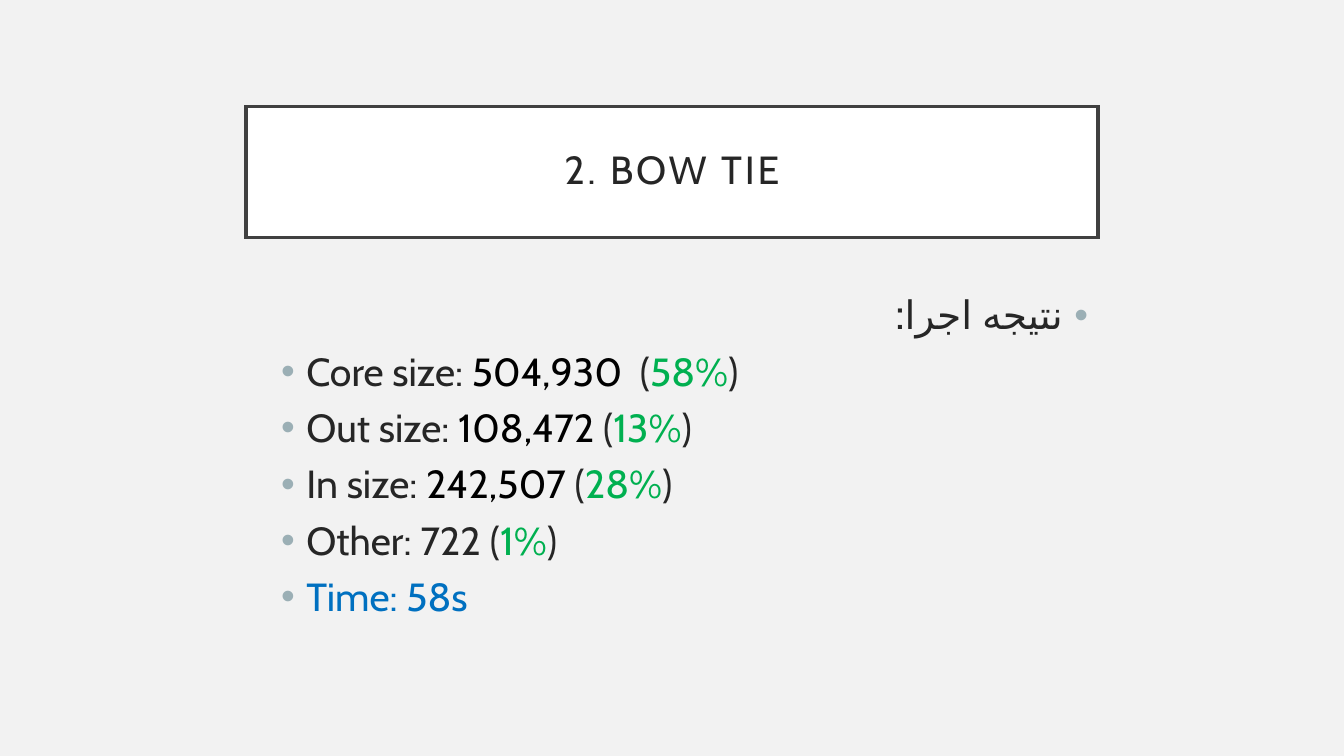
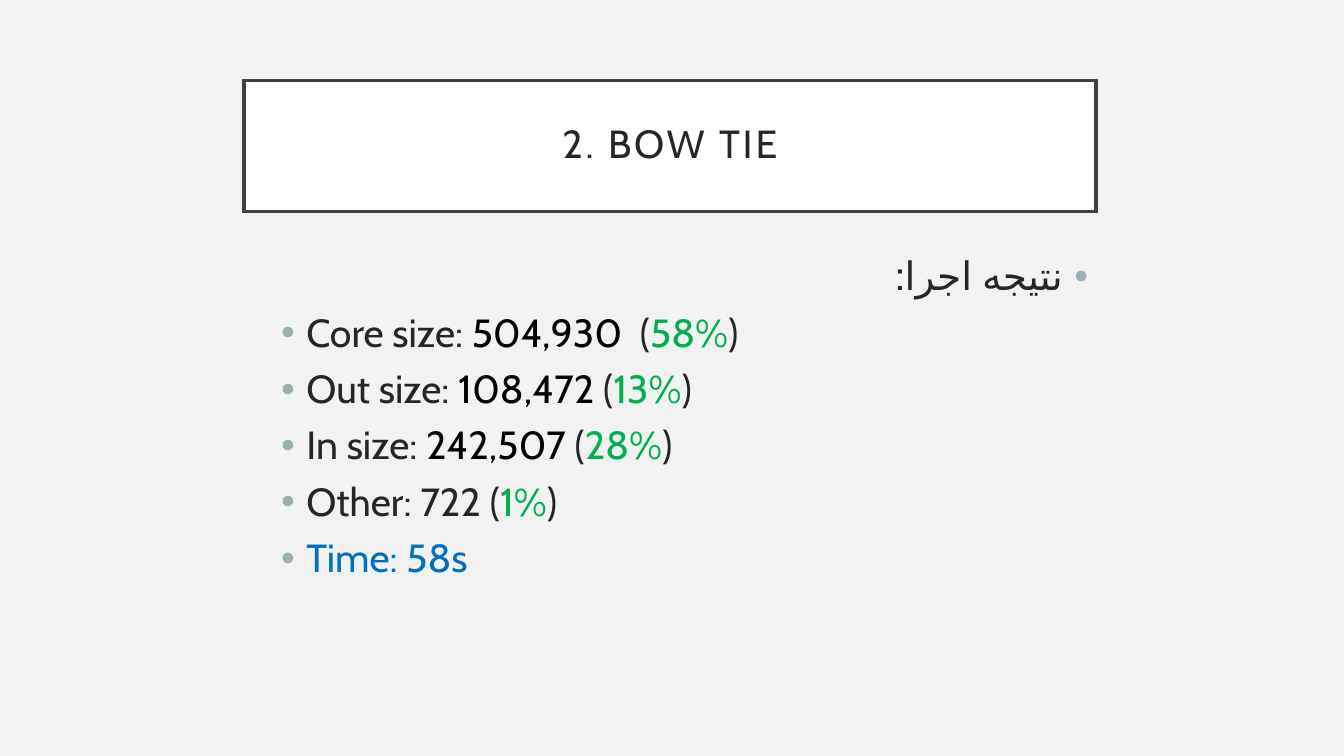
Before and after one commit to mahozad/graph-analysis, a slide deck: slide 7 of presentation.pptx. Drawn at 1344x756 pixels with LibreOffice and Linux fonts; fonts in the diff are those of the drawing. Boxes give left, top, right and bottom in pixels: in the first picture for what was removed or moved away, otherwise in the second. Text is boxed around its words. In the diff, an @@ line names an element or a change of style, - is before the commit and + after.

```diff
--- a/presentation.pptx
+++ b/presentation.pptx
@@ title "2. BOW TIE": place and size @@
-title "2. BOW TIE" at [246, 106, 1098, 237]
+title "2. BOW TIE" at [244, 81, 1096, 212]
@@ text "نتیجه اجرا:": place and size @@
-text "نتیجه اجرا:" at [306, 310, 1063, 612]
+text "نتیجه اجرا:" at [306, 271, 1063, 573]
```
Also in this commit, not shown: 6 other slides changed, 1 slide added, 1 slide removed, 1 other file.
